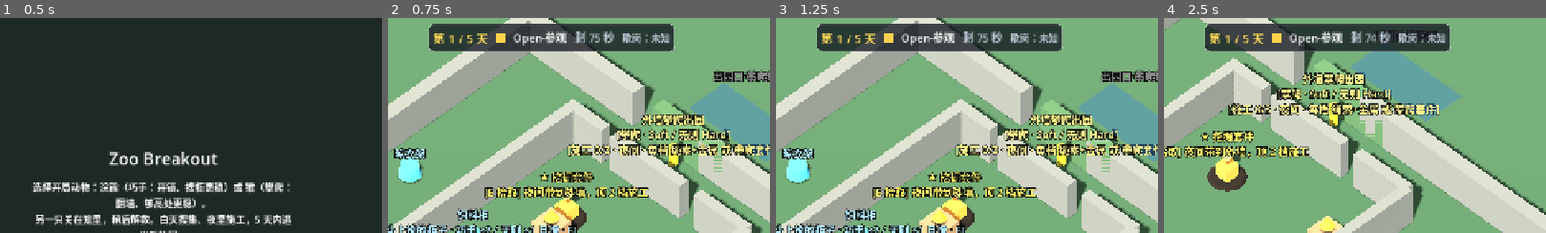
Above: before the commit, frames 1-4 (left to right).
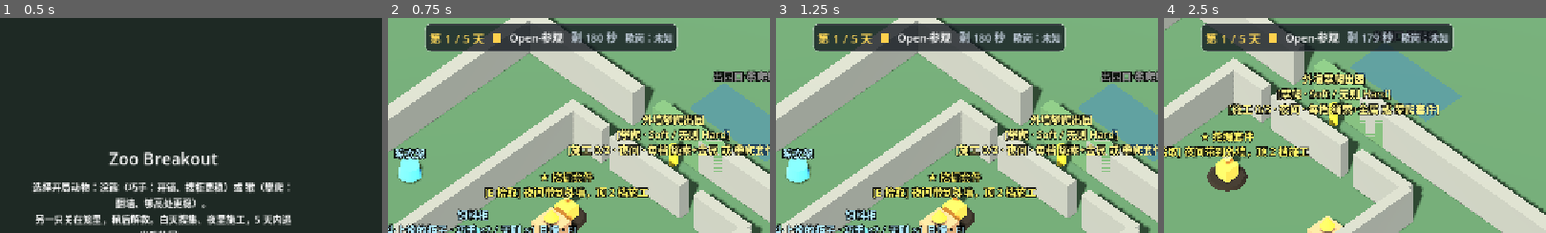
Above: after the commit, the same moments.

Repository: CoraStarX/ZooBreakout
Game: Godot game, scene res://scenes/boot/start_select.tscn
Same seed, same stepped clock (60 frames per second), same inputs: the game is played once before the commit and once after it.
Inputs (mouse positions are % of the whole screen's width and height, from its top left):
- Up to frame 1 (0.5 s): no input
- Up to frame 2 (0.75 s): click "浣熊开局 — 巧手" at 0.5 s
- Up to frame 3 (1.25 s): no input
- Up to frame 4 (2.5 s): tap Enter at 1.25 s; move the mouse to (72, 45) at 1.27 s; hold D (move_right) 1.28-2.03 s; tap E (interact) at 1.35 s; click (72, 45) at 1.42 s; move the mouse to (30, 55) at 2.02 s; hold S (move_back) from 2.03 s (still down); tap F (order_follow) at 2.1 s
The pictures show only the part of the screen within x 29-79%, y 0-50%; the shares and areas given below are measured in that part.

Frame 1 is identical in both runs. In frame 2, 2.1% of the frame differs, in the area x 9-76%, y 2-16%; in frame 3, 2.1%; in frame 4, 2.2%.

Commit message:
tune(balance): Open 時長改為 180s（DayCycleParams）
與 Params 骨架提交分開，方便手玩不滿意時只回退本提交。

Co-authored-by: Cursor <cursoragent@cursor.com>

Diff:
--- a/content/balance/day_cycle_params.gd
+++ b/content/balance/day_cycle_params.gd
@@ -3,7 +3,7 @@
 ## Open / Close / night lengths and run deadline. Tunable without code changes.
 
 
-@export var open_phase_sec: float = 75.0
+@export var open_phase_sec: float = 180.0
 @export var close_phase_sec: float = 15.0
 @export var night_patrol_base_sec: float = 28.0
 @export var night_patrol_per_alert_sec: float = 8.0
--- a/content/balance/day_cycle_params.tres
+++ b/content/balance/day_cycle_params.tres
@@ -4,7 +4,7 @@
 
 [resource]
 script = ExtResource("1")
-open_phase_sec = 75.0
+open_phase_sec = 180.0
 close_phase_sec = 15.0
 night_patrol_base_sec = 28.0
 night_patrol_per_alert_sec = 8.0
Not shown, changed: docs/COST_REFACTOR.md
